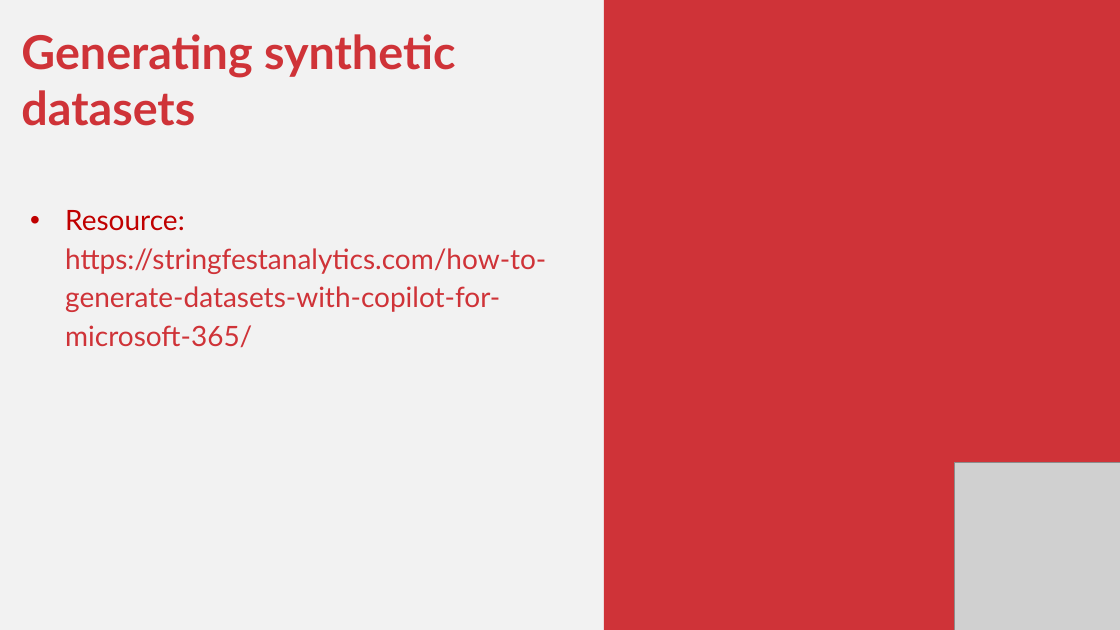
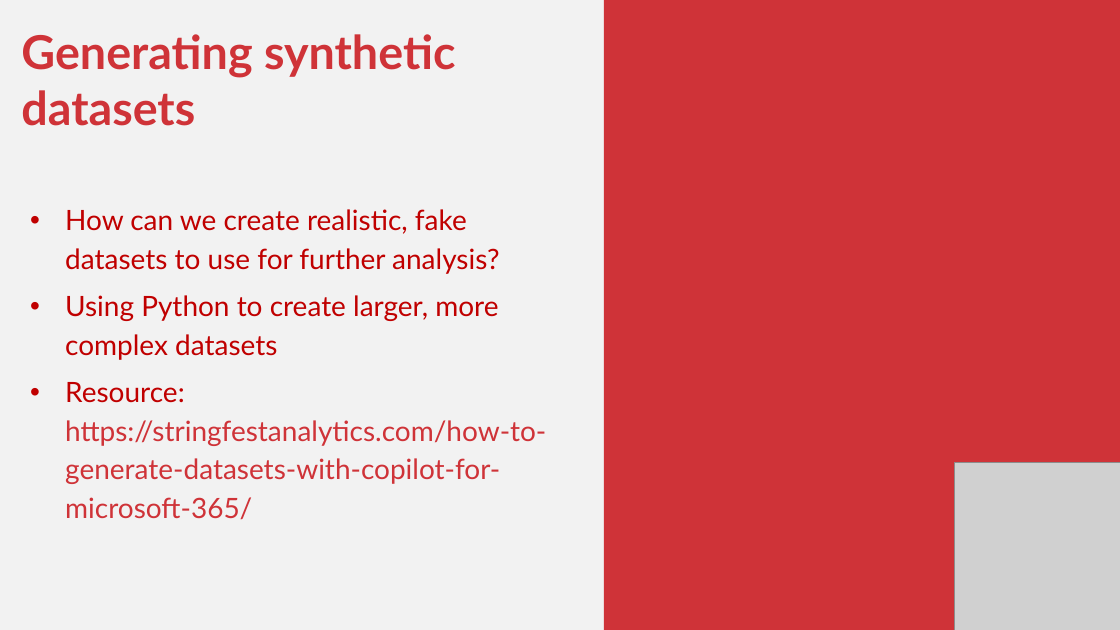
Before and after one commit to stringfestdata/gen-ai-for-excel-masterclass, a slide deck: slide 17 of gen-ai-for-excel-masterclass.pptx (slide 16 before the commit). Drawn at 1120x630 pixels with LibreOffice and Linux fonts; fonts in the diff are those of the drawing; grey boxes stand for pictures. Boxes give left, top, right and bottom in pixels: in the first picture for what was removed or moved away, otherwise in the second. Text is boxed around its words. In the diff, an @@ line names an element or a change of style, - is before the commit and + after.

```diff
--- a/gen-ai-for-excel-masterclass.pptx
+++ b/gen-ai-for-excel-masterclass.pptx
@@ text at bbox=[65, 209, 499, 360]: paragraphs added @@
+• How can we create realistic, fake datasets to use for further analysis?
+• Using Python to create larger, more complex datasets
```
Also in this commit, not shown: 7 other slides changed, 2 slides added, 1 slide removed, 10 other files.
